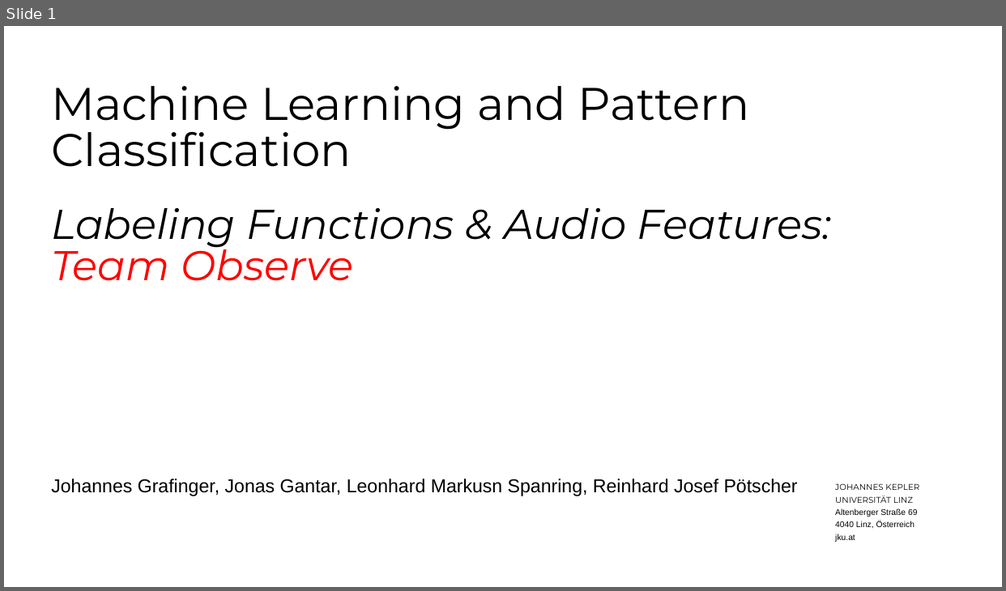
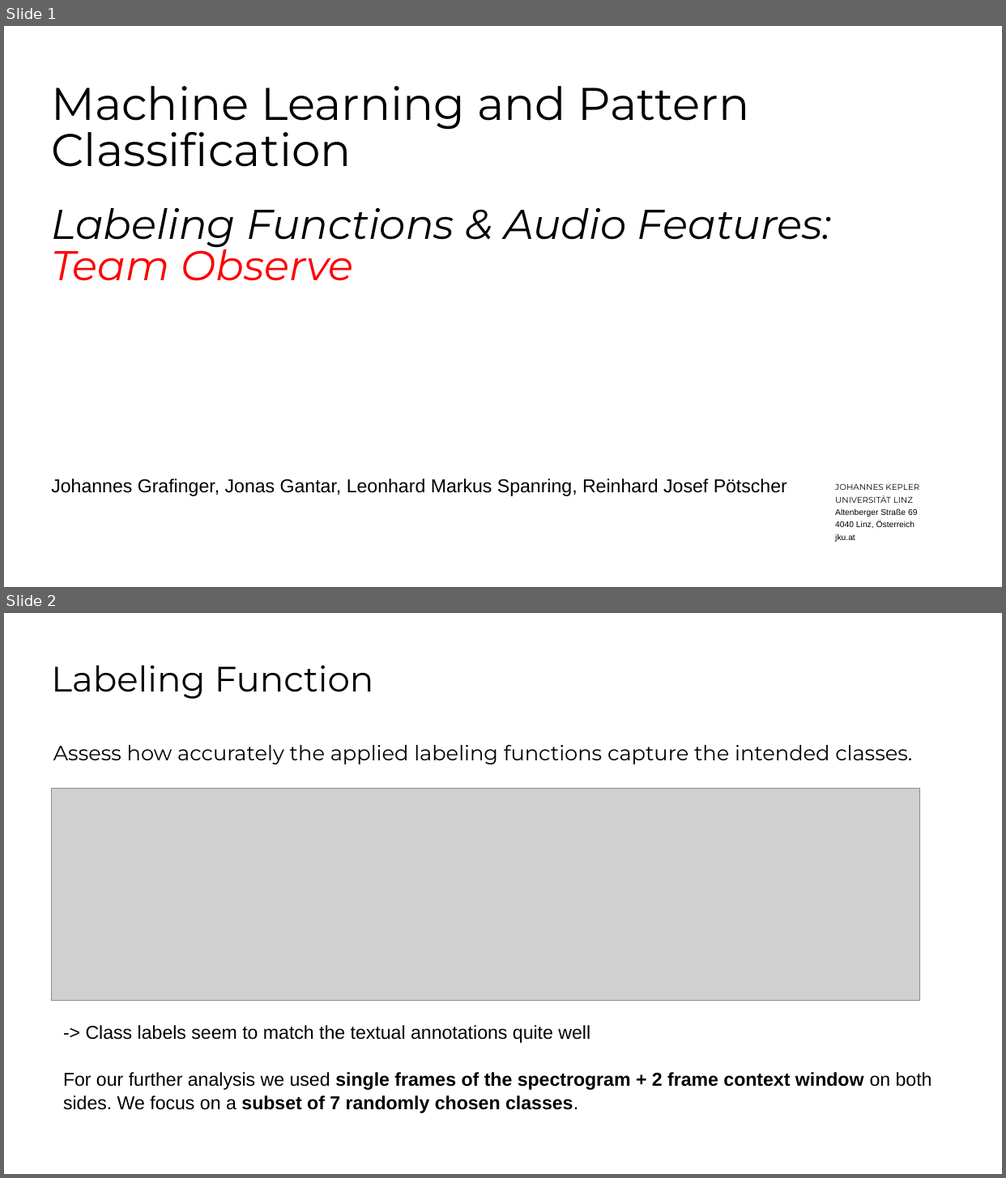
Before and after one commit to TJonasT/Project-MLCP-JKU-2025S, a slide deck: 3_classification/MLPC2025_team-observe_task-03-classification_presentation.pptx. Shown one above the other, each under a label of ours: slide 1 before the commit, slides 1 and 2 after it. The pictures are 1006x591 and 1006x1178 pixels, drawn with LibreOffice and Linux fonts; fonts in the diff are those of the drawing; grey boxes stand for pictures; background and template pictures are left out. Boxes give left, top, right and bottom in pixels: in the first picture for what was removed or moved away, otherwise in the second. Text is boxed around its words. In the diff, an @@ line names an element or a change of style, - is before the commit and + after.

```diff
--- a/3_classification/MLPC2025_team-observe_task-03-classification_presentation.pptx
+++ b/3_classification/MLPC2025_team-observe_task-03-classification_presentation.pptx
@@ slide 2 added at (x1=4, y1=613, x2=1002, y2=1174), background #FFFFFF @@
@@ title added at (x1=51, y1=665, x2=374, y2=699), 34 pt, text #000000 @@
+Labeling Function
@@ text added at (x1=53, y1=744, x2=912, y2=764), 20 pt, text #000000 @@
+  Assess how accurately the applied labeling functions capture the intended classes.
@@ picture added at (x1=51, y1=788, x2=919, y2=1001) @@
@@ text added at (x1=63, y1=1025, x2=932, y2=1114), 18 pt, text #000000 @@
+  -> Class labels seem to match the textual annotations quite well
+  For our further analysis we used single frames of the spectrogram + 2 frame context window on both sides. We focus on a subset of 7 randomly chosen classes.
@@ slide 1 changed as well @@
@@ subtitle at (x1=51, y1=479, x2=787, y2=497): text changed @@
-Johannes Grafinger, Jonas Gantar, Leonhard Markusn Spanring, Reinhard Josef Pötscher
+Johannes Grafinger, Jonas Gantar, Leonhard Markus Spanring, Reinhard Josef Pötscher
```
Also in this commit, not shown: 3 other slides added, 4 slides removed, 1 other file.
